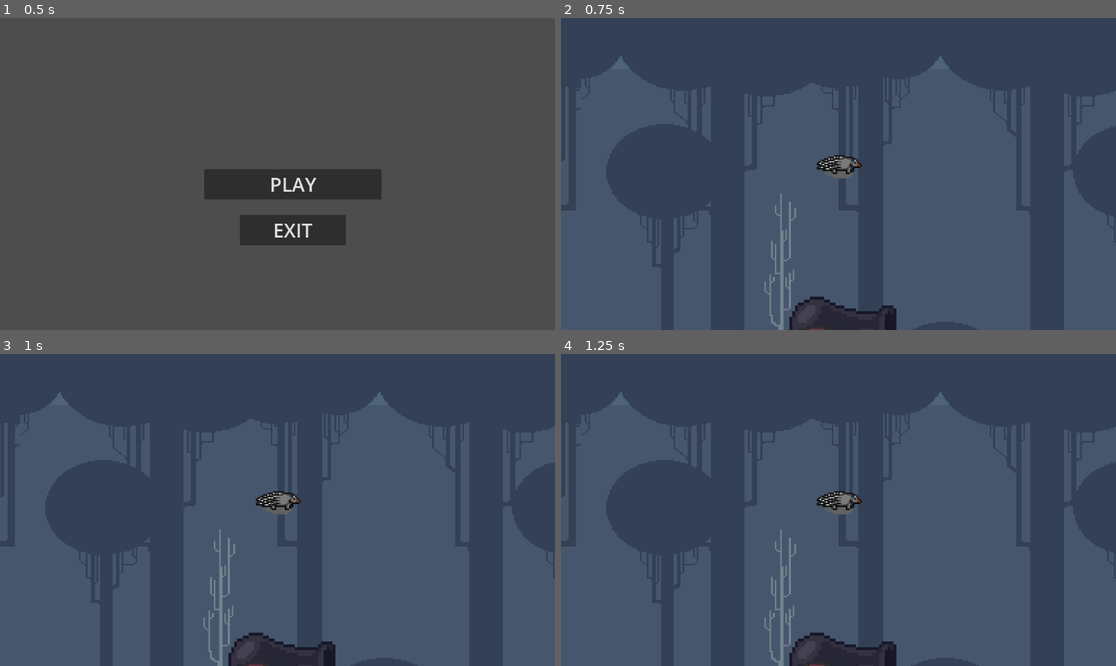
Above: before the commit, frames 1-4 (two rows, left to right).
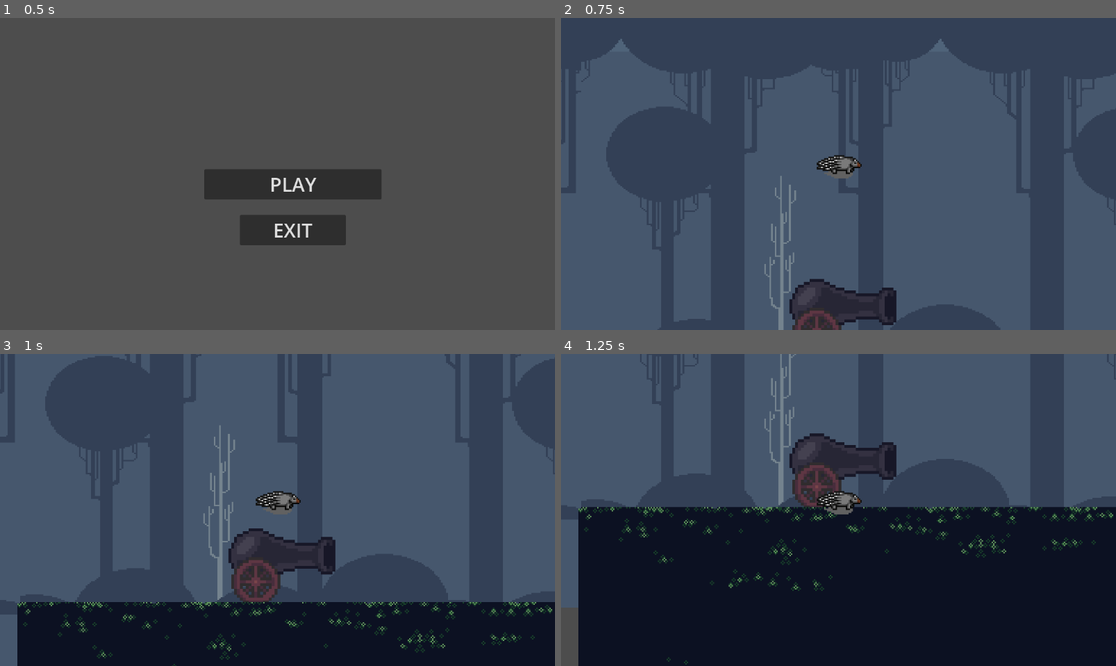
Above: after the commit, the same moments.

Repository: Pyraven-001/porcupine-ricochet
Game: Godot game, scene res://scenes/main_scene.tscn
Two runs of this game, one before a commit and one after it. Both use one fixed random seed, a clock stepped at 60 frames per second and the inputs below.
Inputs:
- Up to frame 1 (0.5 s): no input
- Up to frame 2 (0.75 s): click "PLAY" at 0.5 s
- Up to frame 3 (1 s): no input
- Up to frame 4 (1.25 s): no input

Frame 1 is identical in both runs. In frame 2, 2.2% of the frame differs, in the area x 8-70%, y 6-100%; in frame 3, 23%; in frame 4, 53%, in the area x 0-100%, y 0-100%.
Error before the commit: Parse Error: Identifier "is_on_air" not declared in the current scope. (res://scripts/player.gd:57)

Commit message:
fifth commit

Diff:
--- a/scripts/player.gd
+++ b/scripts/player.gd
@@ -53,11 +53,9 @@
 func _ready():
 	current_state = State.IDLE
 
-func check_if_on_air() -> void:
-	is_on_air = !is_on_floor() and !is_on_ceiling()
 
 func _process(delta: float) -> void:
-	check_if_on_air()
+	pass
 
 # Physics process function to handle the porcupine's movement
 func _physics_process(delta: float) -> void:
